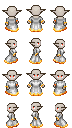
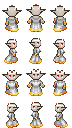
Layers edited between the first and the second 72 x 128 image:
added layer "tiara" above "eyes-scarlet" over bbox(8, 4, 64, 107)
